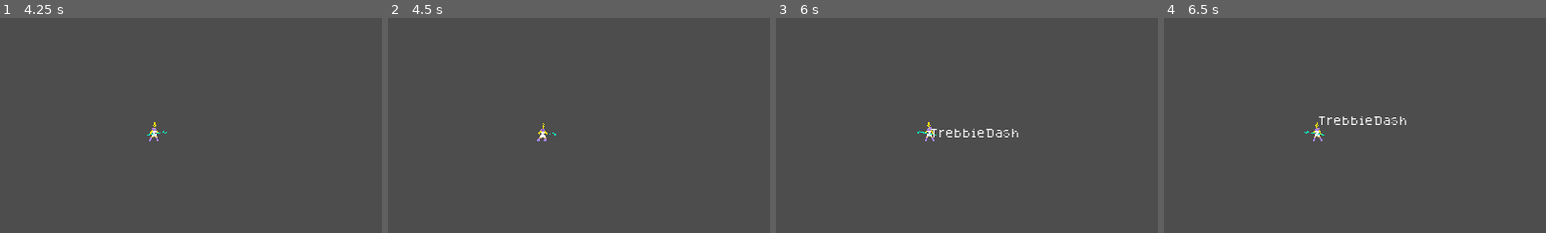
Above: before the commit, frames 1-4 (left to right).
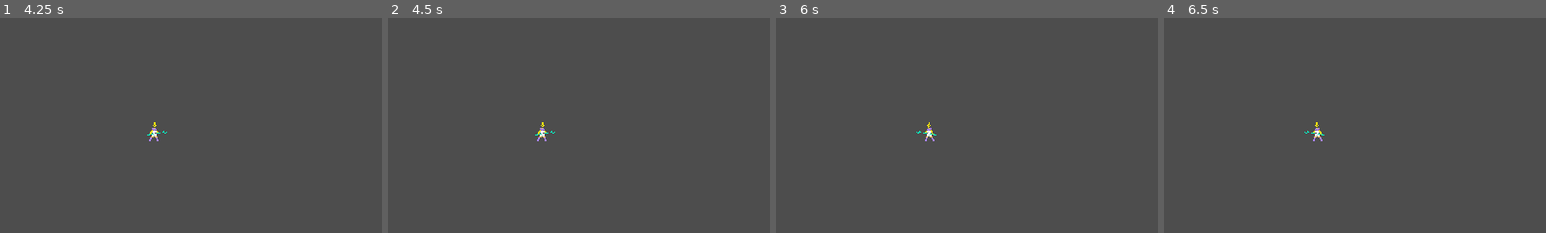
Above: after the commit, the same moments.

Repository: lokasc/rsPrototype
Game: Godot game, scene res://ver_1/game/main/game_manager.tscn
Same seed, same stepped clock (60 frames per second), same inputs: the game is played once before the commit and once after it. The engine's default icon, where the game draws it, is replaced by a stand-in: a white triangle on a blue panel in a dark square.
Inputs (mouse positions are % of the whole screen's width and height, from its top left):
- Up to frame 1 (4.25 s): click (58, 3) at 0.52 s; type "12" at 0.6 s; click "Host" at 1.25 s; click (40, 67) at 2.02 s; tap Enter at 2.75 s; move the mouse to (72, 45) at 2.77 s; hold D (right) 2.78-3.53 s; tap E (ability_1) at 2.85 s; tap Space at 3.5 s; move the mouse to (56, 48) at 3.52 s; hold S (down) from 3.53 s (still down); tap Shift (ability_2) at 3.6 s
- Up to frame 2 (4.5 s): move the mouse to (60, 28) at 4.27 s; release S (down) at 4.28 s; hold D (right) from 4.28 s (still down); click (60, 28) at 4.35 s
- Up to frame 3 (6 s): tap Enter at 5 s; move the mouse to (45, 70) at 5.02 s; release D (right) at 5.03 s; hold W (up) 5.03-5.78 s; tap E (ability_1) at 5.1 s; tap Space at 5.75 s; move the mouse to (80, 65) at 5.77 s; hold A (left) from 5.78 s (still down); tap Shift (ability_2) at 5.85 s
- Up to frame 4 (6.5 s): keep holding A (left)
The pictures show only the part of the screen within x 30-80%, y 24-74%; the shares and areas given below are measured in that part.

Frame 1 is identical in both runs. In frame 2, less than 0.1% of the frame differs, in the area x 38-44%, y 48-58%; in frame 3, 0.5%, in the area x 36-64%, y 48-56%; in frame 4, 0.4%.

Commit message:
Changed enemy target selection

Diff:
--- a/assets/map/enemy_spawner.gd
+++ b/assets/map/enemy_spawner.gd
@@ -41,14 +41,16 @@
 
 # Consider a different algorithm for selecting location.
 func get_random_position():
-	player = GameManager.Instance.players[0]
+	var combined_pos = Vector2.ZERO
+	for x in GameManager.Instance.players:
+		combined_pos += x.global_position
 
 	var vpr : Vector2 = get_viewport_rect().size * randf_range(0.7,1.1)
 
-	var top_left : Vector2 = Vector2(player.global_position.x - vpr.x/2, player.global_position.y - vpr.y/2)
-	var top_right : Vector2 = Vector2(player.global_position.x + vpr.x/2, player.global_position.y - vpr.y/2)
-	var bottom_left : Vector2 = Vector2(player.global_position.x - vpr.x/2, player.global_position.y + vpr.y/2)
-	var bottom_right : Vector2 = Vector2(player.global_position.x + vpr.x/2, player.global_position.y + vpr.y/2)
+	var top_left : Vector2 = Vector2(combined_pos.x - vpr.x/2, combined_pos.y - vpr.y/2)
+	var top_right : Vector2 = Vector2(combined_pos.x + vpr.x/2, combined_pos.y - vpr.y/2)
+	var bottom_left : Vector2 = Vector2(combined_pos.x - vpr.x/2, combined_pos.y + vpr.y/2)
+	var bottom_right : Vector2 = Vector2(combined_pos.x + vpr.x/2, combined_pos.y + vpr.y/2)
 
 	var pos_side : String = ["up","down","right","left"].pick_random()
 	var spawn_pos1 : Vector2 = Vector2.ZERO
--- a/assets/map/enemy_spawner.tscn
+++ b/assets/map/enemy_spawner.tscn
@@ -11,12 +11,12 @@
 time_start = 0
 time_end = 60
 enemy = ExtResource("2_8xhio")
-enemy_num = 5
+enemy_num = 1
 enemy_spawn_delay = 0
 
 [sub_resource type="Resource" id="Resource_2gl8i"]
 script = ExtResource("3_l0tmy")
-time_start = 15
+time_start = 100000
 time_end = 1200
 enemy = ExtResource("4_v22m4")
 enemy_num = 5
@@ -24,7 +24,7 @@
 
 [sub_resource type="Resource" id="Resource_q32yu"]
 script = ExtResource("3_l0tmy")
-time_start = 60
+time_start = 100000
 time_end = 1200
 enemy = ExtResource("5_saef0")
 enemy_num = 2
@@ -32,7 +32,7 @@
 
 [sub_resource type="Resource" id="Resource_6xoj5"]
 script = ExtResource("3_l0tmy")
-time_start = 15
+time_start = 100000
 time_end = 15
 enemy = ExtResource("4_v22m4")
 enemy_num = 15
--- a/ver_1/character/enemy/OneShot/one_shot.gd
+++ b/ver_1/character/enemy/OneShot/one_shot.gd
@@ -4,12 +4,17 @@
 @onready var hitbox : Area2D = $HitBox
 @onready var collidebox : CollisionShape2D = $CollisionBox
 
+var update_frequency : float = 5
+var current_update_time : float = 0
+
 func _init() -> void:
 	super()
-	pass
 
 func _enter_tree() -> void:
 	super()
+	# assign random time, so enemies dont update all together
+	if multiplayer.is_server():
+		current_update_time = randf_range(1, update_frequency)
 	pass
 
 func _ready() -> void:
@@ -17,7 +22,15 @@
 	hitbox.area_entered.connect(on_hit)
 	sprite = $AnimatedSprite2D
 	sprite.play("default")
-	x_scale = sprite.scale.x #Sets initial x scale dimension
+	x_scale = sprite.scale.x
+
+func _process(delta: float) -> void:
+	current_update_time += delta
+
+	if current_update_time >= update_frequency:
+		target = get_closest_target_position()
+		current_update_time = 0
+	pass
 
 func _physics_process(_delta:float) -> void:
 	if can_move == true:
@@ -38,8 +51,3 @@
 	# need to calculate how much damage based on
 	# the attack value of this ability + my character's attack value
 	hero.take_damage(char_stats.atk)
-
-# TODO: FSM or STATE MACHINE for enemy
-func _decide(_target = null) -> void:
-	if _target == null:
-		return
--- a/ver_1/character/enemy/OneShot/one_shot.tscn
+++ b/ver_1/character/enemy/OneShot/one_shot.tscn
@@ -62,9 +62,9 @@
 collision_layer = 4
 collision_mask = 4
 script = ExtResource("1_pb20v")
-max_health = 1.0
-speed = 40.0
-dmg = 5.0
+max_health = 1
+speed = 40
+dmg = 5
 xp_drop_spread = 5
 char_name = "Pest"
 
--- a/ver_1/character/enemy/base_enemy.gd
+++ b/ver_1/character/enemy/base_enemy.gd
@@ -42,7 +42,7 @@
 
 # Export variables arent ready on innit
 func _enter_tree() -> void:
-	target = GameManager.Instance.players[0]
+	target = get_closest_target_position()
 	_init_stats()
 
 func take_damage(p_dmg:int) -> void:
@@ -79,3 +79,12 @@
 	else:
 		sprite.scale.x = x_scale * -1
 	move_and_slide()
+
+func get_closest_target_position() -> BaseHero:
+	var closest_hero : BaseHero = null
+	var closest_magnitude : float = 9999999
+	for x in GameManager.Instance.players:
+		if x.global_position.distance_to(self.global_position) < closest_magnitude:
+			closest_hero = x
+			closest_magnitude = x.global_position.distance_to(self.global_position)
+	return closest_hero
--- a/ver_1/character/hero/Trebbie/trebbie.tscn
+++ b/ver_1/character/hero/Trebbie/trebbie.tscn
@@ -158,6 +158,7 @@
 dmg_multiplier = 3.0
 hsg_multiplier = 4.0
 status_duration = 5.0
+recast_window = 2.0
 
 [node name="Sprite2D" type="Sprite2D" parent="."]
 texture = ExtResource("4_3i3qh")
--- a/ver_1/game/main/game_manager.gd
+++ b/ver_1/game/main/game_manager.gd
@@ -32,6 +32,7 @@
 
 # For selecting cards.
 var players_ready : int
+var action_selected : bool
 
 # For selecting characters
 var players_selection_ready : int
